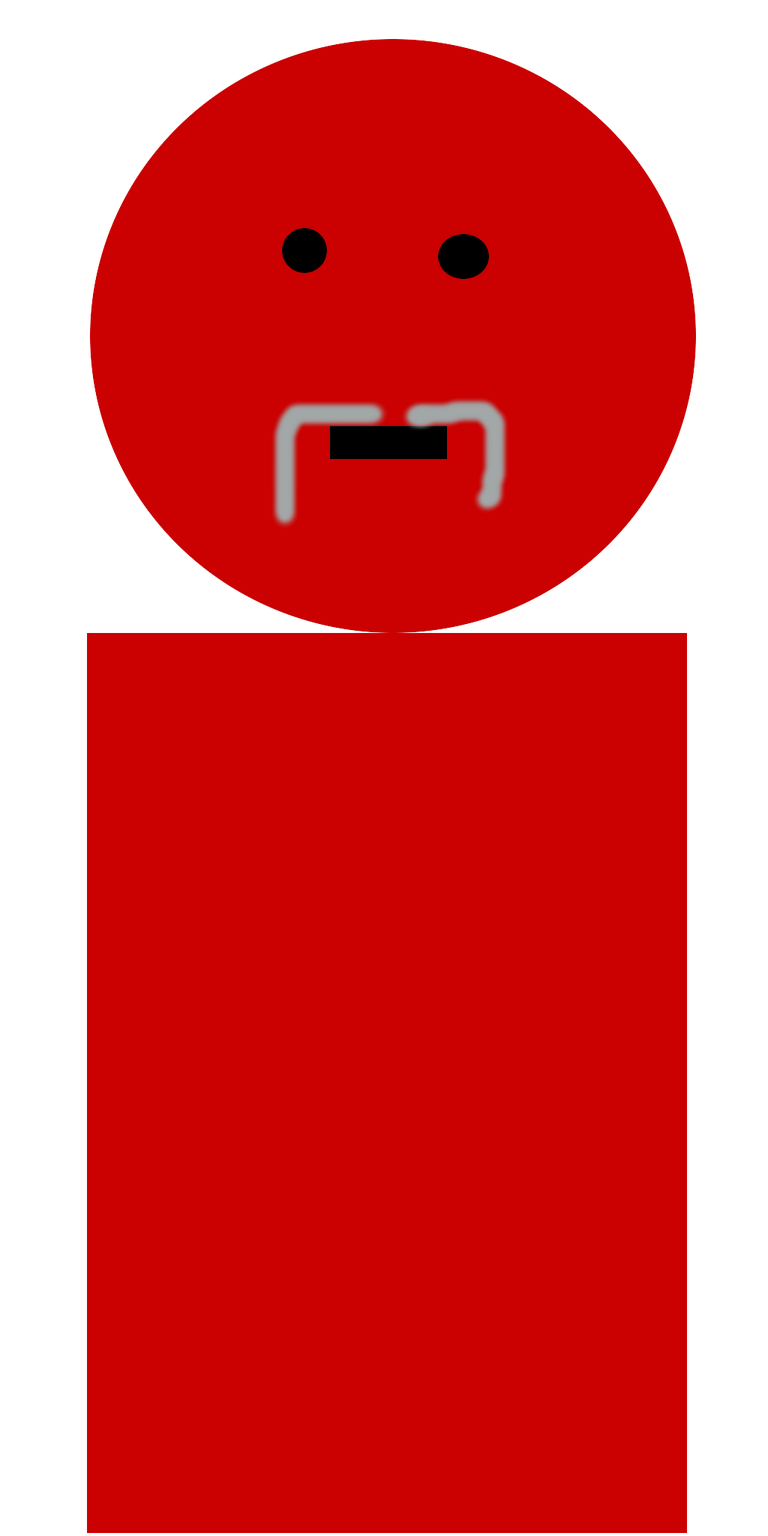
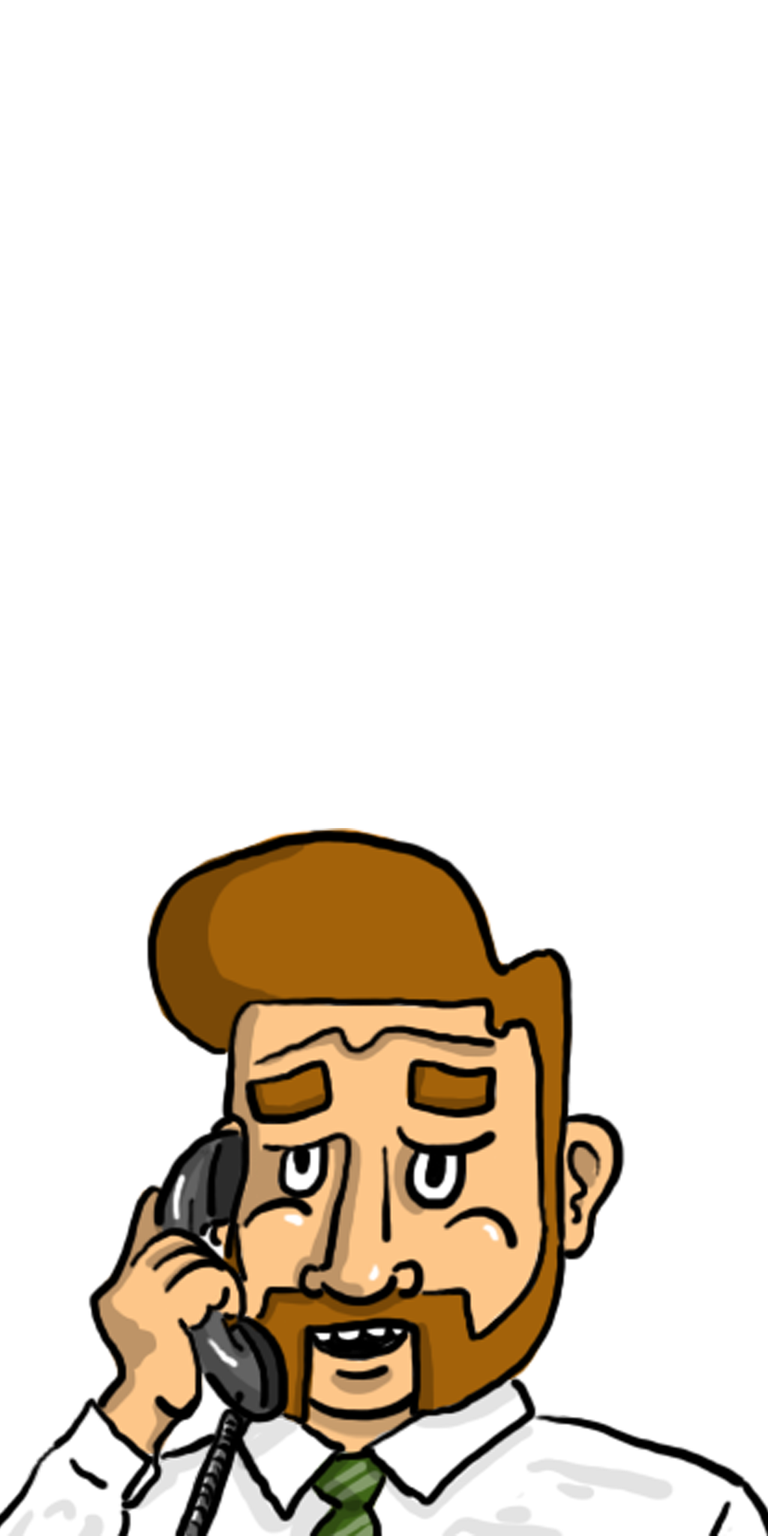
Layers edited between the first and the second w=768, h=1536 image:
added layer "firechief" above "FireChief" over [0, 827, 768, 1536]
hid "FireChief" over [86, 38, 696, 1533]
